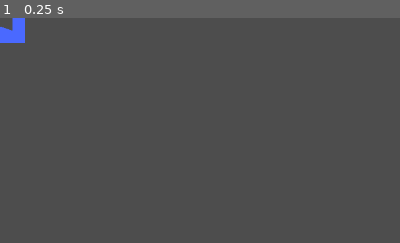
Above: before the commit, frame 1.
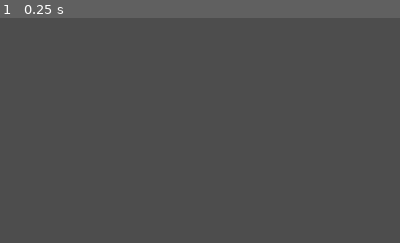
Above: after the commit, the same moment.

Repository: Caneris/Foxhold
Game: Godot game, scene res://scenes/main.tscn
Same seed, same stepped clock (60 frames per second), same inputs: the game is played once before the commit and once after it.
Inputs:
- Up to frame 1 (0.25 s): no input
The pictures show only the part of the screen within x 0-50%, y 0-50%; the shares and areas given below are measured in that part.

The runs differ from the first frame. In frame 1, 0.6% of the frame differs, in the area x 0-7%, y 0-12%.

Commit message:
working on break timer

Diff:
--- a/scenes/ui.tscn
+++ b/scenes/ui.tscn
@@ -1,10 +1,13 @@
-[gd_scene load_steps=2 format=3 uid="uid://cirhxs55at7w7"]
+[gd_scene load_steps=3 format=3 uid="uid://cirhxs55at7w7"]
+
+[ext_resource type="Script" uid="uid://ci8rvsl7jj13i" path="res://scripts/ui.gd" id="1_nt7q6"]
 
 [sub_resource type="CanvasTexture" id="CanvasTexture_xlq6p"]
 
 [node name="UI" type="Control"]
 layout_mode = 3
 anchors_preset = 0
+script = ExtResource("1_nt7q6")
 
 [node name="CoinCountLabel" type="Label" parent="."]
 layout_mode = 1
@@ -26,10 +29,13 @@
 item_0/text = "House"
 item_0/id = 0
 
-[node name="TextureProgressBar" type="TextureProgressBar" parent="."]
+[node name="BreakTimerCircle" type="TextureProgressBar" parent="."]
+visible = false
 layout_mode = 0
-offset_right = 40.0
-offset_bottom = 40.0
+offset_left = 40.0
+offset_top = 40.0
+offset_right = 100.0
+offset_bottom = 100.0
 value = 80.0
 fill_mode = 4
 nine_patch_stretch = true
--- a/scripts/enemy_spawner.gd
+++ b/scripts/enemy_spawner.gd
@@ -23,11 +23,22 @@
 
 var break_timer : Timer
 
+signal wave_countdown_started(duration)
+signal countdown_updated(time_remaining)
+signal wave_starting
+
+
 func _ready() -> void:
 	initiate_spawn_timer()
 	initiate_break_timer()
 	initiate_node_paths()
 	start_wave()
+
+
+func _process(delta: float) -> void:
+	if not break_timer.is_stopped():
+		var time_left : float = break_timer.time_left
+		countdown_updated.emit(time_left)
 
 
 func start_wave() -> void:
@@ -36,8 +47,8 @@
 	wave_number += 1
 	n_this_wave = roundi(n_base * (1+enemy_growth_rate)**(wave_number - 1))
 	print("n this wave: " + str(n_this_wave))
+	wave_starting.emit()
 	spawn_timer.start()
-	print("spawn_timer wait time: " + str(spawn_timer.wait_time))
 
 func initiate_spawn_timer() -> void:
 	spawn_timer = Timer.new()
@@ -88,8 +99,14 @@
 	# connect death signal
 	enemy.enemy_died.connect(_on_enemy_died)
 
+
 func _on_enemy_died() -> void:
 	print("enemy died signal")
 	n_current -= 1
 	if n_current == 0:
-		break_timer.start()
+		_wave_complete()
+
+
+func _wave_complete() -> void:
+	wave_countdown_started.emit(break_timer.wait_time)
+	break_timer.start()
--- a/scripts/main.gd
+++ b/scripts/main.gd
@@ -4,6 +4,7 @@
 @onready var ui: Control = $UI_Layer/UI
 @onready var ui_coin_count_label: Control = $UI_Layer/UI/CoinCountLabel
 @onready var house_container: Node2D = $HouseContainer
+@onready var enemy_spawner: Node2D = $EnemySpawner
 
 
 
@@ -51,6 +52,10 @@
 	var vp := get_viewport()
 	vp.physics_object_picking_sort = true
 	vp.physics_object_picking_first_only = true
+
+	# connect ui and enemy spawner signals
+	enemy_spawner.wave_countdown_started.connect(ui._on_countdown_started)
+	enemy_spawner.countdown_updated.connect(ui._on_countdown_updated)
 
 	#intersect_params = PhysicsPointQueryParameters2D.new()
 	heart.menu_item_selected.connect(_selected_menu_item)
--- /dev/null
+++ b/scripts/ui.gd
@@ -0,0 +1,11 @@
+extends Control
+
+@onready var break_timer_circle: TextureProgressBar = $BreakTimerCircle
+
+func _on_countdown_started(duration : float) -> void:
+	break_timer_circle.max_value = duration
+	break_timer_circle.show()
+
+
+func _on_countdown_updated(time_remaining : float) -> void:
+	break_timer_circle.value = time_remaining
Not shown, added: scripts/ui.gd.uid
